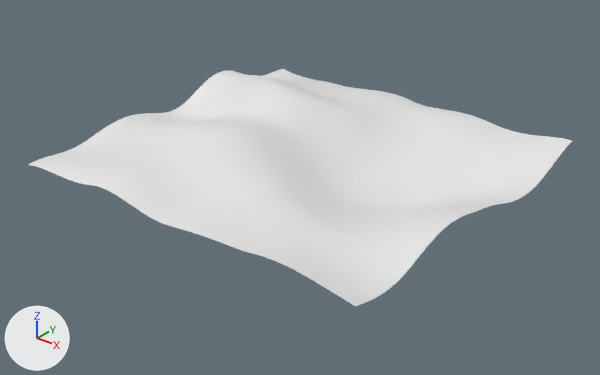
What one commit did to the FBX model assets/Models/Ground/UneavenPlane.fbx.
Rendered twice from a camera (50 mm lens) standing at (2.44, -3.12, 1.91) and looking at (0.02, -0.1, 0.03). The axes (+X, +Y, +Z) are drawn at lower left. The lights are the same throughout. Where no turn or scale is listed for an object, it has been applied to the vertices.

The first picture shows 'Landscape'.
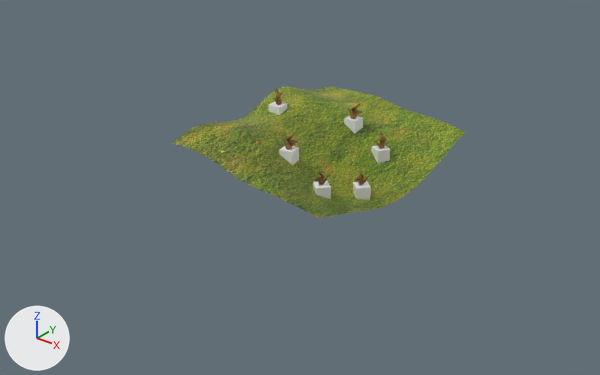
The change, as a diff of the scene's bpy script:
```diff
--- a/assets/Models/Ground/UneavenPlane.fbx.py
+++ b/assets/Models/Ground/UneavenPlane.fbx.py
@@ mat_material_001 @@
+mat_material_001 = principled_material('Material.001')
+mat_material_001.texture = img_grasdiffuse2_jpg
@@ me_landscape @@
-me_landscape.from_pydata(...)  # 16384 vertices, 16129 faces; spans x -1.01..1.01, y -1.01..1.01, z 0.02..0.37
+me_landscape.from_pydata(...)  # 5015 vertices, 4872 faces; spans x -0.44..0.48, y -0.55..0.78, z 0.02..0.37
+# me_landscape part 1: 11369 vertices removed from x -1.01..1.01, y -1.01..1.01, z 0.02..0.37
+# me_landscape part 2: 4872 faces spanning x -0.44..0.48, y -0.55..0.78, z 0.02..0.37 switch from no material to mat_material_001 (picture img_grasdiffuse2_jpg)
@@ me_aabbcollision_1_002 @@
+me_aabbcollision_1_002.from_pydata([(-0.0042, 0.0509, -0.0361), (-0.0042, 0.0509, 0.0361), (0.0509, 0.0042, -0.0361), (0.0509, 0.0042, 0.0361), (-0.0509, -0.0042, -0.0361), (-0.0509, -0.0042, 0.0361), (0.0042, -0.0509, -0.0361), (0.0042, -0.0509, 0.0361)], [], [(0, 1, 3, 2), (2, 3, 7, 6), (6, 7, 5, 4), (4, 5, 1, 0), (2, 6, 4, 0), (7, 3, 1, 5)])
@@ me_aabbcollision_1_004 @@
+me_aabbcollision_1_004.from_pydata([(0.0154, -0.0487, -0.0361), (0.0154, -0.0487, 0.0361), (-0.0487, -0.0154, -0.0361), (-0.0487, -0.0154, 0.0361), (0.0487, 0.0154, -0.0361), (0.0487, 0.0154, 0.0361), (-0.0154, 0.0487, -0.0361), (-0.0154, 0.0487, 0.0361)], [], [(0, 1, 3, 2), (2, 3, 7, 6), (6, 7, 5, 4), (4, 5, 1, 0), (2, 6, 4, 0), (7, 3, 1, 5)])
@@ me_aabbcollision_1_005 @@
+me_aabbcollision_1_005.from_pydata([(0.0382, -0.0339, -0.0361), (0.0382, -0.0339, 0.0361), (-0.0339, -0.0382, -0.0361), (-0.0339, -0.0382, 0.0361), (0.0339, 0.0382, -0.0361), (0.0339, 0.0382, 0.0361), (-0.0382, 0.0339, -0.0361), (-0.0382, 0.0339, 0.0361)], [], [(0, 1, 3, 2), (2, 3, 7, 6), (6, 7, 5, 4), (4, 5, 1, 0), (2, 6, 4, 0), (7, 3, 1, 5)])
@@ me_aabbcollision_1_001 @@
+me_aabbcollision_1_001.from_pydata([(-0.0281, -0.0427, -0.0361), (-0.0281, -0.0427, 0.0361), (-0.0427, 0.0281, -0.0361), (-0.0427, 0.0281, 0.0361), (0.0427, -0.0281, -0.0361), (0.0427, -0.0281, 0.0361), (0.0281, 0.0427, -0.0361), (0.0281, 0.0427, 0.0361)], [], [(0, 1, 3, 2), (2, 3, 7, 6), (6, 7, 5, 4), (4, 5, 1, 0), (2, 6, 4, 0), (7, 3, 1, 5)])
@@ ob_cube_012 @@
+ob_cube_012 = bpy.data.objects.new('Cube.012', me_cube_008)  # 48 vertices, 46 faces; spans x -0.0357..0.0239, y -0.0573..0.0295, z -0.0148..0.1251; in mat_material_002 (brown #7a5223)
+ob_cube_012.location = (-0.29, 0.112, 0.31)
@@ ob_cube_005 @@
+ob_cube_005 = bpy.data.objects.new('Cube.005', me_aabbcollision_1_002)
+ob_cube_005.location = (0.262, -0.233, 0.135)
@@ ob_cube_009 @@
+ob_cube_009 = bpy.data.objects.new('Cube.009', me_aabbcollision_1_004)
+ob_cube_009.location = (0.228, 0.329, 0.131)
@@ ob_cube_004 @@
+ob_cube_004 = bpy.data.objects.new('Cube.004', me_cube_004)  # 48 vertices, 46 faces; spans x -0.0563..0.0266, y -0.0256..0.0361, z -0.0148..0.1251; in mat_material_002 (brown #7a5223)
+ob_cube_004.location = (0.021, -0.171, 0.223)
@@ ob_cube_007 @@
+ob_cube_007 = bpy.data.objects.new('Cube.007', me_aabbcollision_1_002.copy())
+ob_cube_007.location = (0.336, 0.001, 0.068)
@@ ob_cube_002 @@
+ob_cube_002 = bpy.data.objects.new('Cube.002', me_cube_002)  # 48 vertices, 46 faces; spans x -0.0573..0.0305, y -0.023..0.0353, z -0.0148..0.1251; in mat_material_002 (brown #7a5223)
+ob_cube_002.location = (0.045, 0.349, 0.234)
@@ ob_cube_006 @@
+ob_cube_006 = bpy.data.objects.new('Cube.006', me_cube_005)  # 48 vertices, 46 faces; spans x -0.018..0.0378, y -0.0378..0.0443, z -0.0148..0.1251; in mat_material_002 (brown #7a5223)
+ob_cube_006.location = (0.253, -0.242, 0.122)
@@ ob_cube_011 @@
+ob_cube_011 = bpy.data.objects.new('Cube.011', me_aabbcollision_1_005)
+ob_cube_011.location = (-0.29, 0.1, 0.324)
@@ ob_cube @@
+ob_cube = bpy.data.objects.new('Cube', me_aabbcollision_1)  # a box spanning x -0.0361..0.0361, y -0.0361..0.0361, z -0.0361..0.0361
+ob_cube.location = (0.032, 0.349, 0.247)
@@ ob_cube_003 @@
+ob_cube_003 = bpy.data.objects.new('Cube.003', me_aabbcollision_1_001)
+ob_cube_003.location = (0.009, -0.172, 0.236)
@@ ob_cube_008 @@
+ob_cube_008 = bpy.data.objects.new('Cube.008', me_cube_005.copy())
+ob_cube_008.location = (0.327, -0.008, 0.055)
@@ ob_cube_010 @@
+ob_cube_010 = bpy.data.objects.new('Cube.010', me_cube_007)  # 48 vertices, 46 faces; spans x -0.032..0.0172, y -0.0513..0.0374, z -0.0148..0.1251; in mat_material_002 (brown #7a5223)
+ob_cube_010.location = (0.234, 0.339, 0.117)
```

Boxes [x1, y1, x2, y2] around the edits, measured in the pictures (600 x 375 px):
'Landscape', reshaped (46% narrower, 44% shorter)
    before: [28, 69, 572, 306]
    after: [172, 86, 465, 218]
'Cube.007', added
    after: [353, 181, 371, 200]
'Cube.003', added
    after: [279, 146, 299, 165]
'Cube.009', added
    after: [371, 146, 390, 163]
'Cube.005', added
    after: [313, 181, 331, 199]
'Cube', added
    after: [344, 116, 363, 133]
'Cube.011', added
    after: [269, 102, 287, 115]
'Cube.004', added
    after: [281, 132, 298, 150]
'Cube.002', added
    after: [347, 103, 363, 119]
'Cube.010', added
    after: [374, 132, 387, 149]
'Cube.006', added
    after: [314, 170, 331, 185]
'Cube.008', added
    after: [355, 171, 370, 185]
'Cube.012', added
    after: [273, 89, 282, 105]
part 1 of me_landscape, deleted
    before: [28, 69, 572, 306]
part 2 of me_landscape, recoloured (white to green)
    both: [172, 86, 465, 218]
